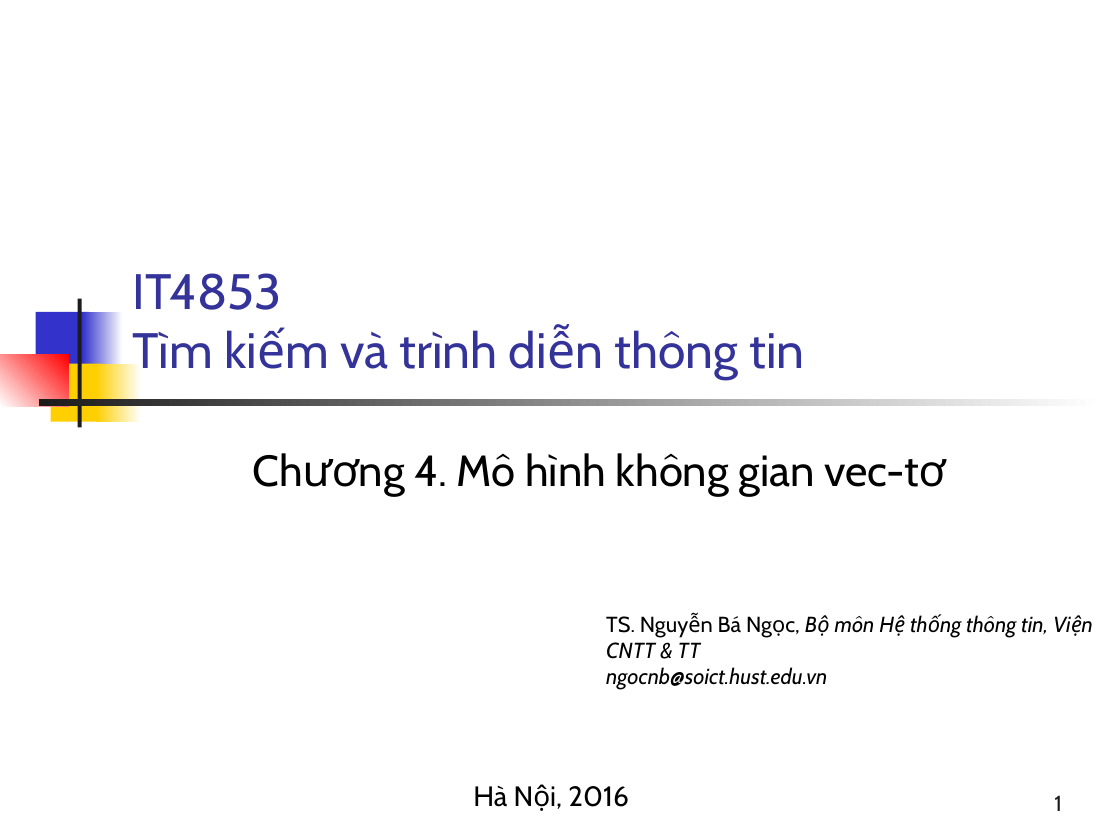
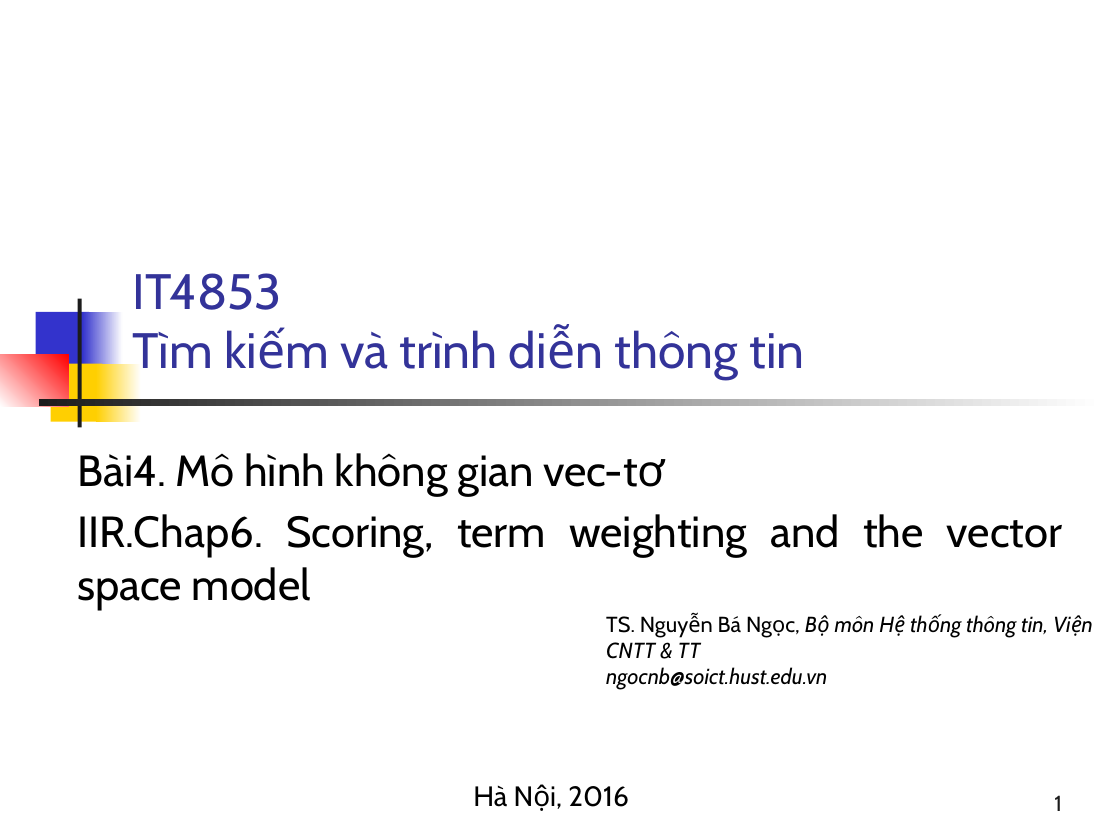
Before and after one commit to nguyenkhanhthien/IT4853, a slide deck: slide 1 of Bai 4 Mô hình không gian vec-tơ.pptx. Drawn at 1120x840 pixels with LibreOffice and Linux fonts; fonts in the diff are those of the drawing. Boxes give left, top, right and bottom in pixels: in the first picture for what was removed or moved away, otherwise in the second. Text is boxed around its words. In the diff, an @@ line names an element or a change of style, - is before the commit and + after.

```diff
--- a/Bai 4 Mô hình không gian vec-tơ.pptx
+++ b/Bai 4 Mô hình không gian vec-tơ.pptx
@@ subtitle at (77,453,1062,610): text changed @@
-Chương 4. Mô hình không gian vec-tơ
+Bài4. Mô hình không gian vec-tơ
+IIR.Chap6. Scoring, term weighting and the vector space model
```
Also in this commit, not shown: 1 slide added, 3 other files.
